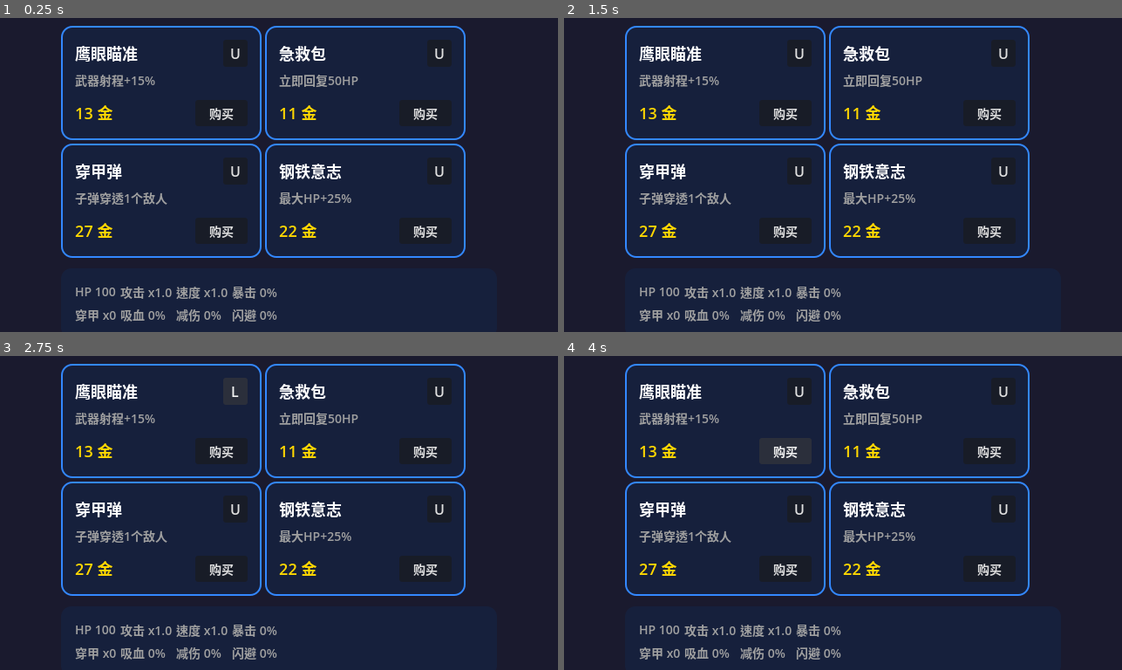
Above: before the commit, frames 1-4 (two rows, left to right).
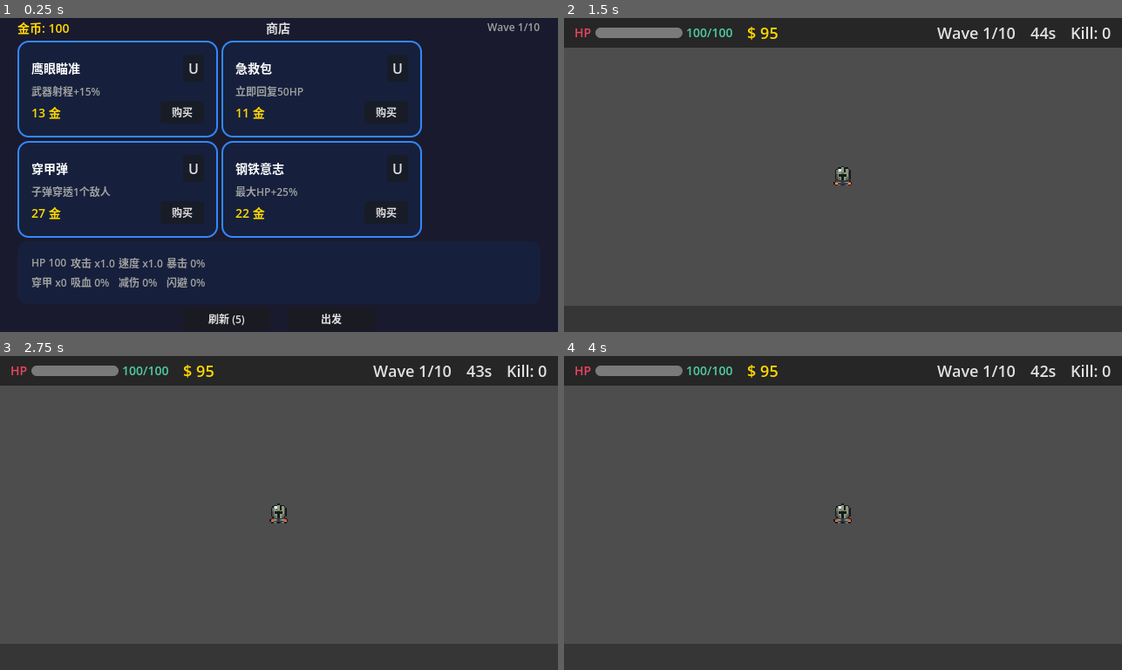
Above: after the commit, the same moments.

Repository: felang/utoland
Game: Godot game, scene res://scenes/ui/shop.tscn
Same seed, same stepped clock (60 frames per second), same inputs: the game is played once before the commit and once after it. This scene is started directly instead of the project's main scene.
Inputs (mouse positions are in pixels of both pictures, inside the frame that each line leads up to):
- Up to frame 1 (0.25 s): no input
- Up to frame 2 (1.5 s): click (792, 319) at 0.5 s, where only the run after the commit has a clickable "刷新 (5)"; click (893, 319) at 1.25 s, where only the run after the commit has a clickable "出发"
- Up to frame 3 (2.75 s): click (234, 390) at 2 s, where only the run before the commit has a clickable "U"
- Up to frame 4 (4 s): click (798, 390) at 2.75 s, where only the run before the commit has a clickable "L"; click (787, 450) at 3.5 s, where only the run before the commit has a clickable "购买"

The runs differ from the first frame. In frame 1, 15% of the frame differs, in the area x 3-97%, y 1-100%; in frame 2, 92%; in frame 3, 92%, in the area x 0-100%, y 2-100%; in frame 4, 92%.

Commit message:
fix: 商店 UI 适配 640×360 视口，确保所有元素可见可点击
MainPanel 从固定 500×380 居中改为全屏锚点+边距，缩小卡片尺寸和字号，
去掉 HSeparator，使 Header/卡片/属性面板/按钮全部在视口内完整显示。

Co-Authored-By: Claude Opus 4.6 <noreply@anthropic.com>

Diff:
--- a/scenes/ui/shop.tscn
+++ b/scenes/ui/shop.tscn
@@ -11,7 +11,7 @@
 grow_vertical = 2
 script = ExtResource("1_ahsc1")
 
-[node name="Background" type="ColorRect" parent="."]
+[node name="Background" type="ColorRect" parent="." unique_id=1741895910]
 layout_mode = 1
 anchors_preset = 15
 anchor_right = 1.0
@@ -20,74 +20,68 @@
 grow_vertical = 2
 color = Color(0.102, 0.102, 0.18, 1)
 
-[node name="MainPanel" type="MarginContainer" parent="."]
+[node name="MainPanel" type="MarginContainer" parent="." unique_id=2086883771]
 layout_mode = 1
-anchors_preset = 8
-anchor_left = 0.5
-anchor_top = 0.5
-anchor_right = 0.5
-anchor_bottom = 0.5
-offset_left = -250.0
-offset_top = -190.0
-offset_right = 250.0
-offset_bottom = 190.0
+anchors_preset = 15
+anchor_right = 1.0
+anchor_bottom = 1.0
+offset_left = 20.0
+offset_top = 0.0
+offset_right = -20.0
+offset_bottom = 0.0
 grow_horizontal = 2
 grow_vertical = 2
-custom_minimum_size = Vector2(500, 380)
 
-[node name="VBoxContainer" type="VBoxContainer" parent="MainPanel"]
+[node name="VBoxContainer" type="VBoxContainer" parent="MainPanel" unique_id=1145783880]
 layout_mode = 2
-theme_override_constants/separation = 12
+theme_override_constants/separation = 4
 
-[node name="HeaderRow" type="HBoxContainer" parent="MainPanel/VBoxContainer"]
+[node name="HeaderRow" type="HBoxContainer" parent="MainPanel/VBoxContainer" unique_id=654319121]
 layout_mode = 2
 
-[node name="CoinLabel" type="Label" parent="MainPanel/VBoxContainer/HeaderRow"]
+[node name="CoinLabel" type="Label" parent="MainPanel/VBoxContainer/HeaderRow" unique_id=1480709787]
 layout_mode = 2
 text = "金币: 0"
 
-[node name="HSpacer" type="Control" parent="MainPanel/VBoxContainer/HeaderRow"]
+[node name="HSpacer" type="Control" parent="MainPanel/VBoxContainer/HeaderRow" unique_id=1857822700]
 layout_mode = 2
 size_flags_horizontal = 3
 
-[node name="TitleLabel" type="Label" parent="MainPanel/VBoxContainer/HeaderRow"]
+[node name="TitleLabel" type="Label" parent="MainPanel/VBoxContainer/HeaderRow" unique_id=1176152626]
 layout_mode = 2
 text = "商店"
 horizontal_alignment = 1
 
-[node name="HSpacer2" type="Control" parent="MainPanel/VBoxContainer/HeaderRow"]
+[node name="HSpacer2" type="Control" parent="MainPanel/VBoxContainer/HeaderRow" unique_id=1894981757]
 layout_mode = 2
 size_flags_horizontal = 3
 
-[node name="WaveLabel" type="Label" parent="MainPanel/VBoxContainer/HeaderRow"]
+[node name="WaveLabel" type="Label" parent="MainPanel/VBoxContainer/HeaderRow" unique_id=852214900]
 layout_mode = 2
 text = "Wave 1/10"
 
-[node name="HSeparator" type="HSeparator" parent="MainPanel/VBoxContainer"]
-layout_mode = 2
-
-[node name="CardGrid" type="GridContainer" parent="MainPanel/VBoxContainer"]
+[node name="CardGrid" type="GridContainer" parent="MainPanel/VBoxContainer" unique_id=1892751100]
 layout_mode = 2
 columns = 2
 
-[node name="StatsPanel" type="PanelContainer" parent="MainPanel/VBoxContainer"]
+[node name="StatsPanel" type="PanelContainer" parent="MainPanel/VBoxContainer" unique_id=483884340]
 layout_mode = 2
 
-[node name="StatsGrid" type="GridContainer" parent="MainPanel/VBoxContainer/StatsPanel"]
+[node name="StatsGrid" type="GridContainer" parent="MainPanel/VBoxContainer/StatsPanel" unique_id=2029461256]
 layout_mode = 2
 columns = 4
 
-[node name="ButtonRow" type="HBoxContainer" parent="MainPanel/VBoxContainer"]
+[node name="ButtonRow" type="HBoxContainer" parent="MainPanel/VBoxContainer" unique_id=1610140284]
 layout_mode = 2
+theme_override_constants/separation = 20
 alignment = 1
-theme_override_constants/separation = 20
 
-[node name="RefreshButton" type="Button" parent="MainPanel/VBoxContainer/ButtonRow"]
-custom_minimum_size = Vector2(140, 36)
+[node name="RefreshButton" type="Button" parent="MainPanel/VBoxContainer/ButtonRow" unique_id=1691700068]
+custom_minimum_size = Vector2(100, 20)
 layout_mode = 2
 text = "刷新 (5)"
 
-[node name="ConfirmButton" type="Button" parent="MainPanel/VBoxContainer/ButtonRow"]
-custom_minimum_size = Vector2(140, 36)
+[node name="ConfirmButton" type="Button" parent="MainPanel/VBoxContainer/ButtonRow" unique_id=1601306058]
+custom_minimum_size = Vector2(100, 20)
 layout_mode = 2
 text = "出发"
--- a/scenes/ui/shop_item_card.tscn
+++ b/scenes/ui/shop_item_card.tscn
@@ -3,11 +3,11 @@
 [ext_resource type="Script" path="res://scripts/ui/shop_item_card.gd" id="1_script"]
 
 [node name="ShopItemCard" type="PanelContainer"]
-custom_minimum_size = Vector2(230, 100)
+custom_minimum_size = Vector2(230, 60)
 script = ExtResource("1_script")
 
 [node name="VBoxContainer" type="VBoxContainer" parent="."]
-theme_override_constants/separation = 4
+theme_override_constants/separation = 2
 
 [node name="HeaderRow" type="HBoxContainer" parent="VBoxContainer"]
 
@@ -15,11 +15,11 @@
 size_flags_horizontal = 3
 
 [node name="LockButton" type="Button" parent="VBoxContainer/HeaderRow"]
-custom_minimum_size = Vector2(28, 28)
+custom_minimum_size = Vector2(24, 24)
 text = "U"
 
 [node name="DescLabel" type="Label" parent="VBoxContainer"]
-custom_minimum_size = Vector2(0, 30)
+custom_minimum_size = Vector2(0, 16)
 autowrap_mode = 3
 
 [node name="FooterRow" type="HBoxContainer" parent="VBoxContainer"]
@@ -28,5 +28,5 @@
 size_flags_horizontal = 3
 
 [node name="BuyButton" type="Button" parent="VBoxContainer/FooterRow"]
-custom_minimum_size = Vector2(60, 0)
+custom_minimum_size = Vector2(50, 0)
 text = "购买"
--- a/scripts/systems/shop_manager.gd
+++ b/scripts/systems/shop_manager.gd
@@ -127,7 +127,7 @@
 	for stat_text in stats:
 		var label := Label.new()
 		label.text = stat_text
-		label.add_theme_font_size_override("font_size", UIConstants.FONT_SIZE_SMALL)
+		label.add_theme_font_size_override("font_size", UIConstants.FONT_SIZE_TINY)
 		label.add_theme_color_override("font_color", UIConstants.COLOR_TEXT_SECONDARY)
 		stats_grid.add_child(label)
 
@@ -135,19 +135,19 @@
 	# 背景
 	$Background.color = UIConstants.COLOR_BG_PRIMARY
 	# 标题
-	title_label.add_theme_font_size_override("font_size", UIConstants.FONT_SIZE_SUBTITLE)
+	title_label.add_theme_font_size_override("font_size", UIConstants.FONT_SIZE_SMALL)
 	title_label.add_theme_color_override("font_color", UIConstants.COLOR_TEXT_PRIMARY)
 	# 金币
-	coin_label.add_theme_font_size_override("font_size", UIConstants.FONT_SIZE_SUBTITLE)
+	coin_label.add_theme_font_size_override("font_size", UIConstants.FONT_SIZE_SMALL)
 	coin_label.add_theme_color_override("font_color", UIConstants.COLOR_GOLD)
 	# 波次
-	wave_label.add_theme_font_size_override("font_size", UIConstants.FONT_SIZE_BODY)
+	wave_label.add_theme_font_size_override("font_size", UIConstants.FONT_SIZE_TINY)
 	wave_label.add_theme_color_override("font_color", UIConstants.COLOR_TEXT_SECONDARY)
 	# 属性面板
 	stats_panel.add_theme_stylebox_override("panel", UIConstants.create_panel_stylebox())
 	# 按钮
-	confirm_button.add_theme_font_size_override("font_size", UIConstants.FONT_SIZE_BODY)
-	refresh_button.add_theme_font_size_override("font_size", UIConstants.FONT_SIZE_BODY)
+	confirm_button.add_theme_font_size_override("font_size", UIConstants.FONT_SIZE_TINY)
+	refresh_button.add_theme_font_size_override("font_size", UIConstants.FONT_SIZE_TINY)
 
 func _get_refresh_cost() -> int:
 	var wave := GameData.current_wave + 1
--- a/scripts/ui/shop_item_card.gd
+++ b/scripts/ui/shop_item_card.gd
@@ -34,11 +34,11 @@
 
 
 func _apply_base_style() -> void:
-	name_label.add_theme_font_size_override("font_size", UIConstants.FONT_SIZE_BODY)
-	desc_label.add_theme_font_size_override("font_size", UIConstants.FONT_SIZE_SMALL)
+	name_label.add_theme_font_size_override("font_size", UIConstants.FONT_SIZE_SMALL)
+	desc_label.add_theme_font_size_override("font_size", UIConstants.FONT_SIZE_TINY)
 	desc_label.add_theme_color_override("font_color", UIConstants.COLOR_TEXT_SECONDARY)
-	price_label.add_theme_font_size_override("font_size", UIConstants.FONT_SIZE_BODY)
-	buy_button.add_theme_font_size_override("font_size", UIConstants.FONT_SIZE_SMALL)
+	price_label.add_theme_font_size_override("font_size", UIConstants.FONT_SIZE_SMALL)
+	buy_button.add_theme_font_size_override("font_size", UIConstants.FONT_SIZE_TINY)
 
 
 func _apply_rarity_style(item: ShopItemData) -> void:
--- a/tests/unit/test_ui_scene_dimensions.gd
+++ b/tests/unit/test_ui_scene_dimensions.gd
@@ -30,11 +30,13 @@
 	assert_eq(restart_btn.custom_minimum_size, Vector2(140, 36))
 	assert_eq(menu_btn.custom_minimum_size, Vector2(140, 36))
 
-func test_shop_main_panel_fits_640x360():
+func test_shop_main_panel_fills_viewport():
 	var scene = load("res://scenes/ui/shop.tscn").instantiate()
 	add_child_autofree(scene)
 	var panel: Control = scene.get_node("MainPanel")
-	assert_eq(_control_size(panel), Vector2(500, 380))
+	# MainPanel 使用全屏锚点 + 左右边距，不再使用固定尺寸
+	assert_eq(panel.anchor_right, 1.0, "MainPanel 应使用全屏锚点")
+	assert_eq(panel.anchor_bottom, 1.0, "MainPanel 应使用全屏锚点")
 
 func test_start_menu_button_uses_standard_size():
 	var scene = load("res://scenes/ui/start_menu.tscn").instantiate()
